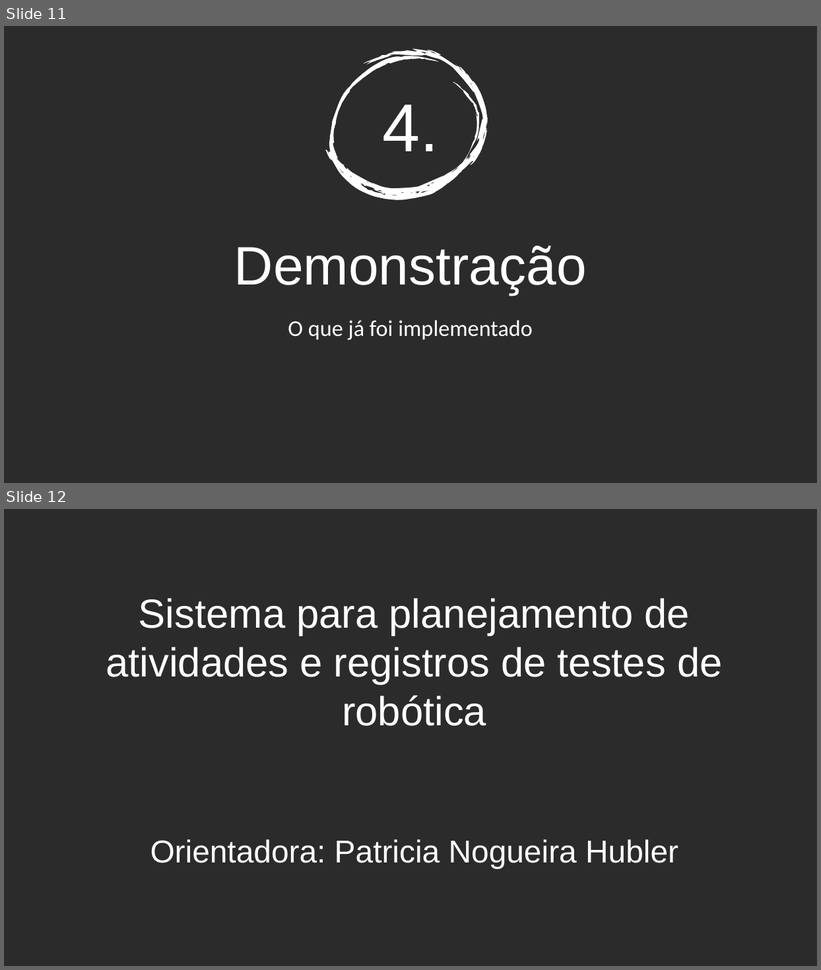
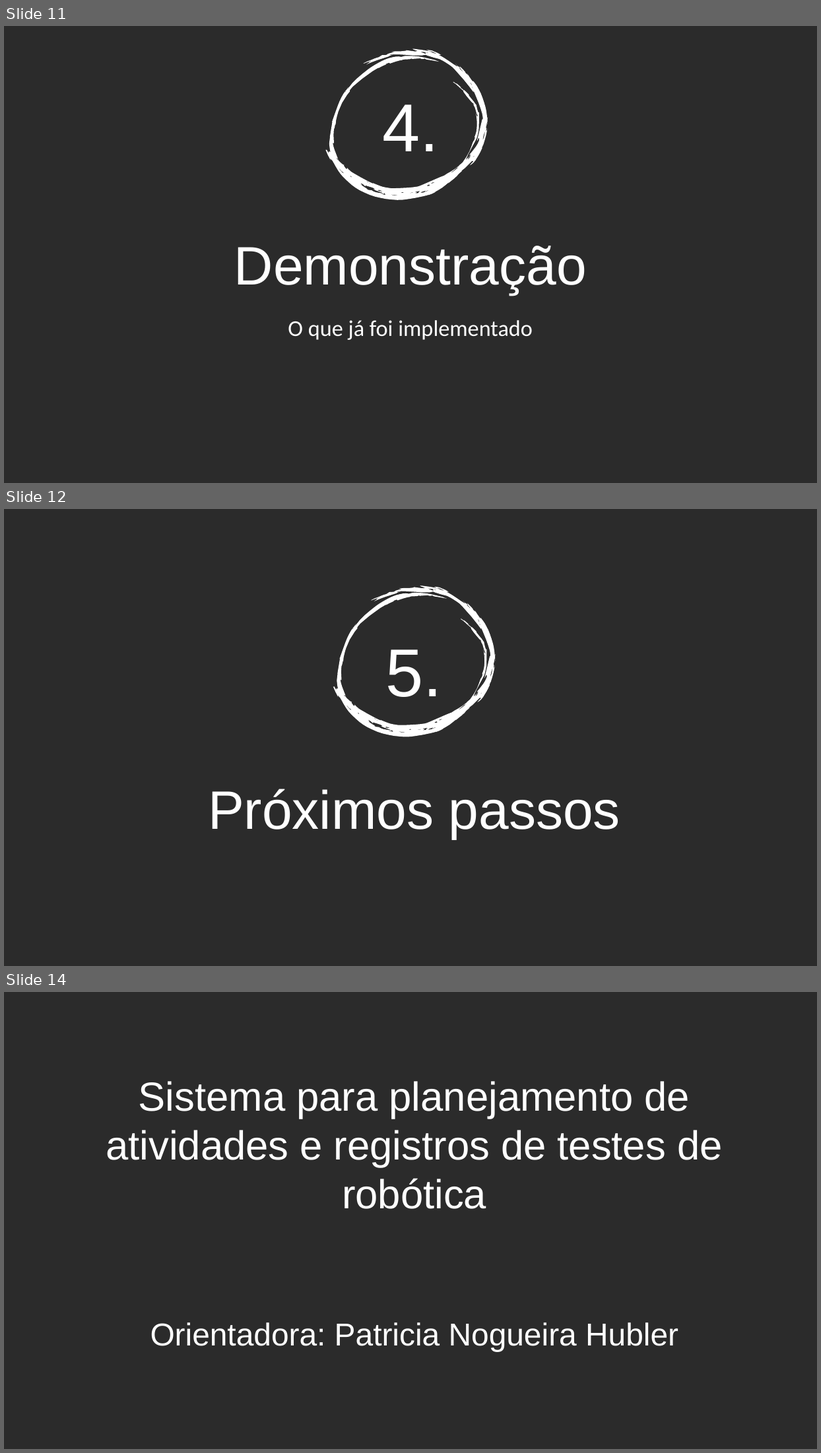
Before and after one commit to leoalopes/tccCodeIgniter, a slide deck: SeminarioAndamento.pptx. Shown one above the other, each under a label of ours: slides 11 and 12 before the commit, slides 11, 12 and 14 after it; the slides between them are not shown. The pictures are 821x970 and 821x1453 pixels, drawn with LibreOffice and Linux fonts; fonts in the diff are those of the drawing; background and template pictures are left out; a plain dark background stands for a picture behind light text. Boxes give left, top, right and bottom in pixels: in the first picture for what was removed or moved away, otherwise in the second. Text is boxed around its words. In the diff, an @@ line names an element or a change of style, - is before the commit and + after.

```diff
--- a/SeminarioAndamento.pptx
+++ b/SeminarioAndamento.pptx
@@ slide 12 added at [4,509,817,966], background picture (left out) @@
@@ freeform shape added at [333,586,496,737], fill #FFFFFF @@
@@ title added at [208,650,620,839], 48 pt, text #FFFFFF @@
+5.
+Próximos passos
@@ what was slide 12 is now slide 14 @@
```
Also in this commit, not shown: 2 slides changed, 1 other slide added, 3 other files.
